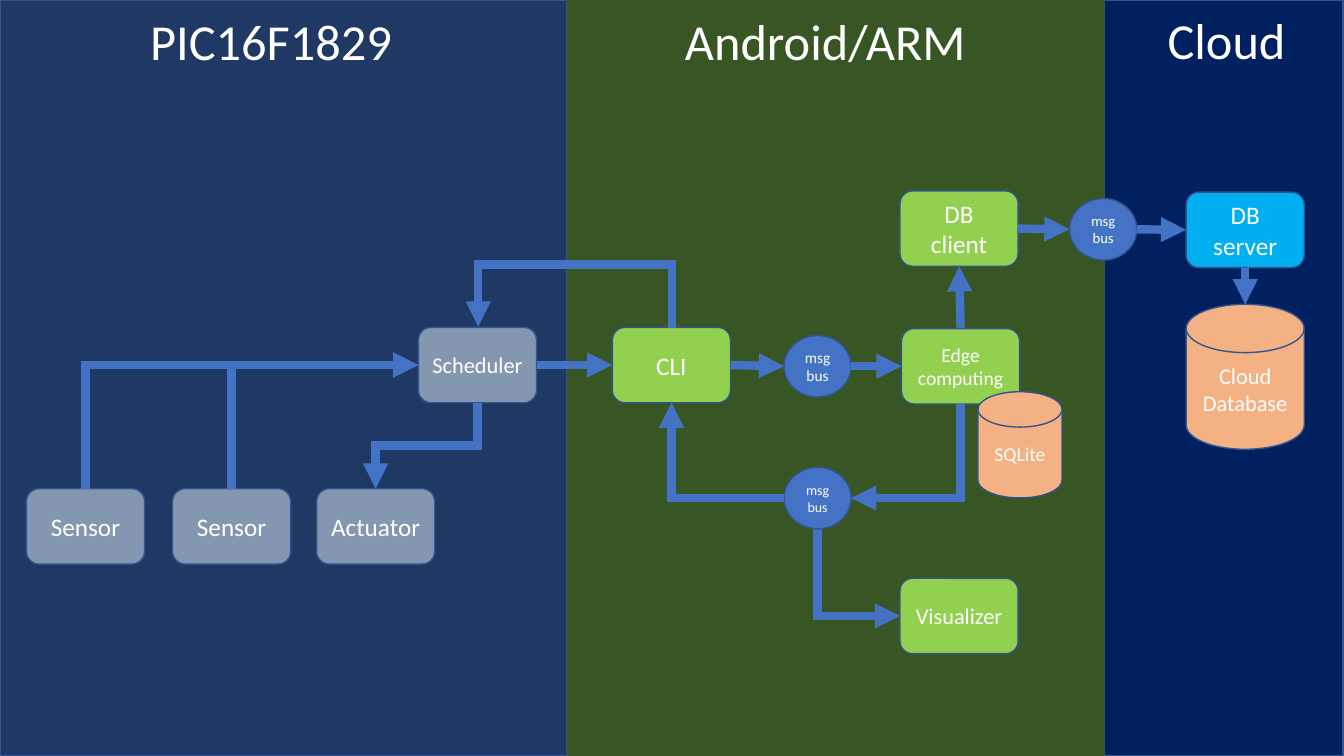
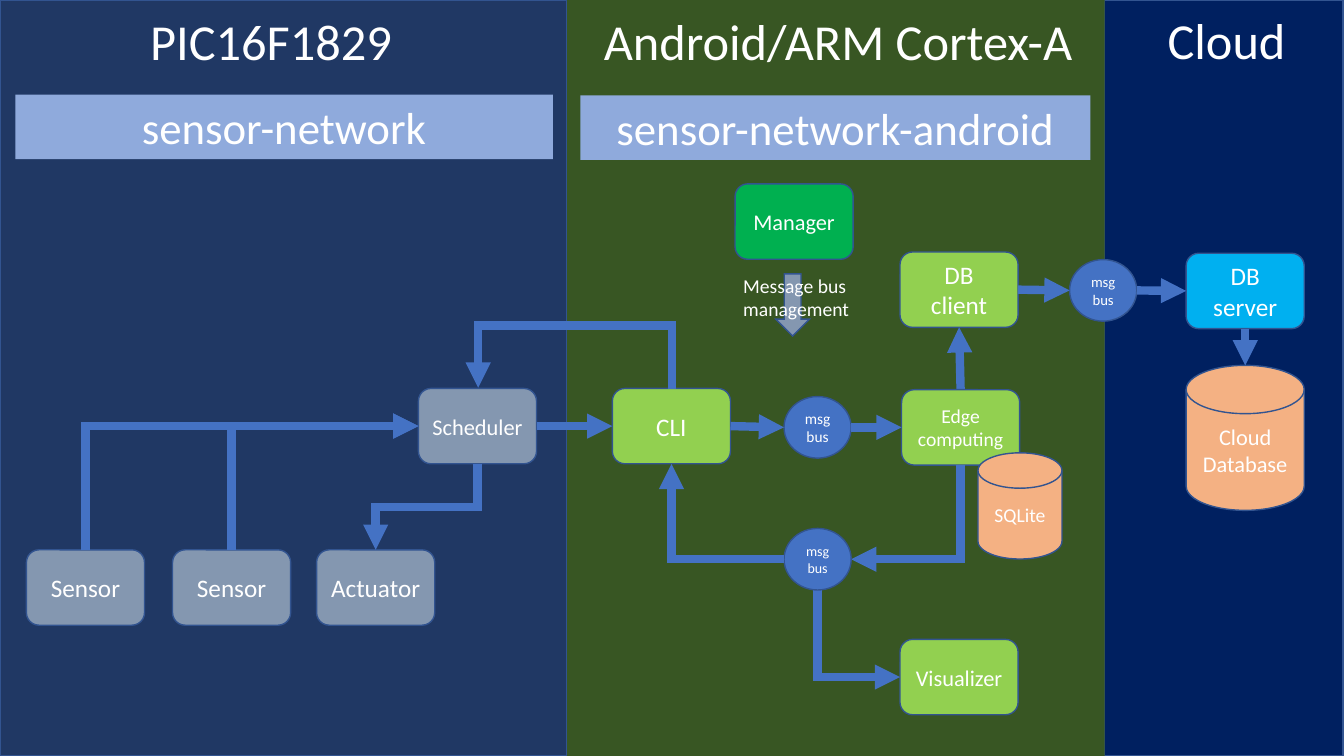
Before and after one commit to araobp/bicycle, a slide deck: slide 1 of doc/flow_based_programming.pptx. Drawn at 1344x756 pixels with LibreOffice and Linux fonts; fonts in the diff are those of the drawing. Boxes give left, top, right and bottom in pixels: in the first picture for what was removed or moved away, otherwise in the second. Text is boxed around its words. In the diff, an @@ line names an element or a change of style, - is before the commit and + after.

```diff
--- a/doc/flow_based_programming.pptx
+++ b/doc/flow_based_programming.pptx
@@ text at (604, 25, 1072, 62): text changed @@
-Android/ARM
+Android/ARM Cortex-A
@@ rectangle added at (15, 95, 553, 159), fill #8FAADC, 32 pt, text #FFFFFF @@
+sensor-network
@@ rectangle added at (581, 96, 1091, 160), fill #8FAADC, 32 pt, text #FFFFFF @@
+sensor-network-android
@@ rounded rectangle added at (735, 184, 853, 259), fill #00B050, outline #325491 1 pt, 16 pt, text #FFFFFF @@
+Manager
@@ text added at (743, 277, 849, 322), 14 pt, text #FFFFFF @@
+Message bus
+management
@@ down arrow added at (776, 274, 810, 337), fill #8497B0, outline #325491 1 pt @@
@@ 9 rounded rectangles, 7 arrows, 7 elbow arrows, 3 ellipses, 2 cylinders: place and size @@
-9 rounded rectangles, 7 arrows, 7 elbow arrows, 3 ellipses, 2 cylinders at (26, 191, 1305, 654)
+9 rounded rectangles, 7 arrows, 7 elbow arrows, 3 ellipses, 2 cylinders at (26, 252, 1305, 715)
```
Also in this commit, not shown: 1 other file.
